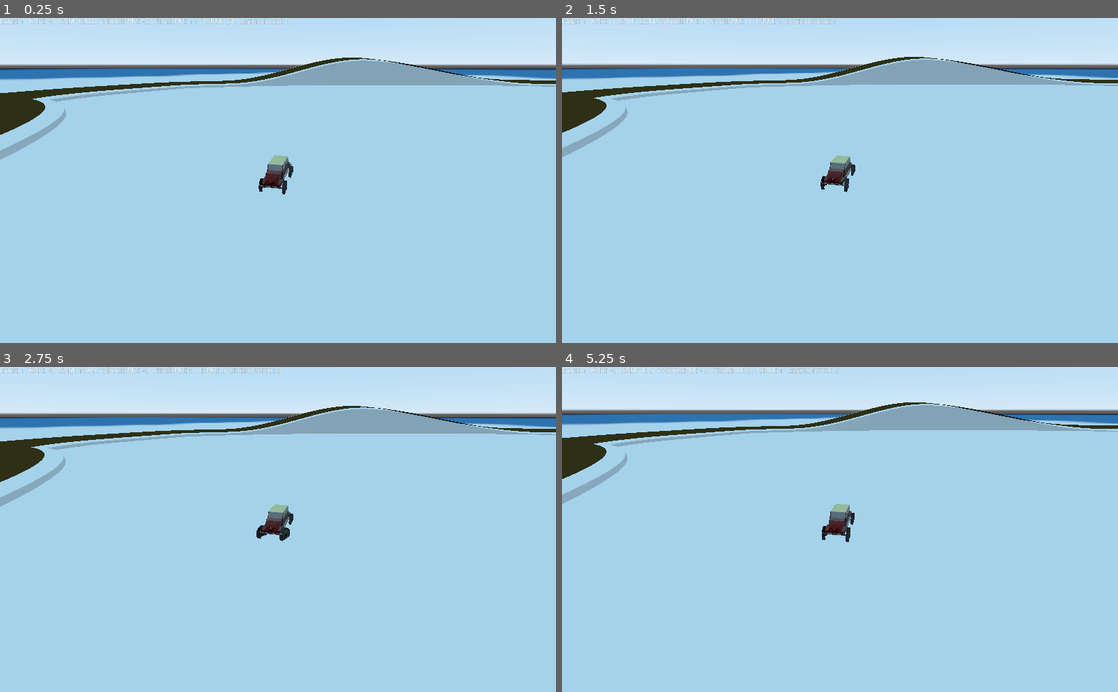
Above: before the commit, frames 1-4 (two rows, left to right).
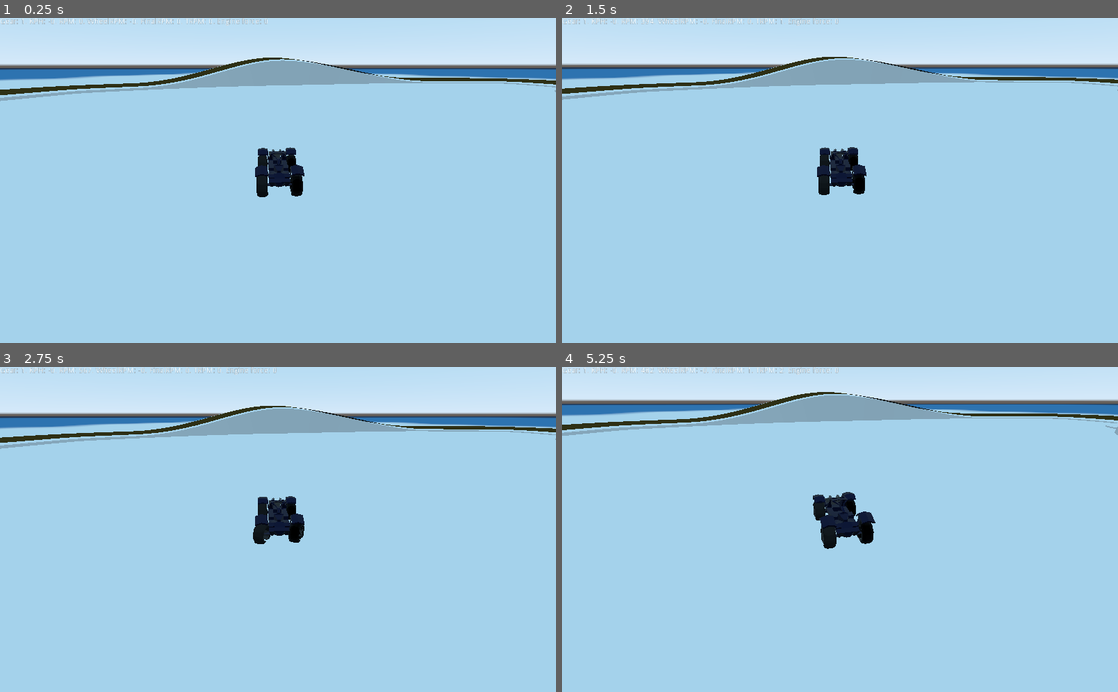
Above: after the commit, the same moments.

Repository: esensar/bugged-racing
Game: Godot game, scene res://scenes/test_level.tscn
Same seed, same stepped clock (60 frames per second), same inputs: the game is played once before the commit and once after it. The engine's default icon, where the game draws it, is replaced by a stand-in: a white triangle on a blue panel in a dark square.
Inputs:
- Up to frame 1 (0.25 s): no input
- Up to frame 2 (1.5 s): hold D (steer_right) 0.53-1.28 s; hold C (clutch) 0.53-1.28 s; hold S (brake) from 1.28 s (still down); tap W (throttle) at 1.35 s
- Up to frame 3 (2.75 s): release S (brake) at 2.03 s; hold D (steer_right) from 2.03 s (still down); hold C (clutch) from 2.03 s (still down)
- Up to frame 4 (5.25 s): tap Enter at 2.75 s; release D (steer_right) at 2.78 s; release C (clutch) at 2.78 s; hold Shift (gear_up) 2.78-3.53 s; tap W (throttle) at 2.85, 4.35 s; hold C (clutch) 3.53-4.28 s; hold A (steer_left) 3.53-5.03 s; hold S (brake) from 5.03 s (still down); hold C (clutch) from 5.03 s (still down)

The runs differ from the first frame. In frame 1, 6.0% of the frame differs, in the area x 0-100%, y 0-56%; in frame 2, 6.2%; in frame 3, 6.2%; in frame 4, 12%.

Commit message:
Change default vehicle to buggy

Diff:
--- a/scenes/test_level.tscn
+++ b/scenes/test_level.tscn
@@ -1,8 +1,8 @@
 [gd_scene load_steps=11 format=2]
 
+[ext_resource path="res://vehicles/buggy.tscn" type="PackedScene" id=1]
 [ext_resource path="res://player/camera.gd" type="Script" id=2]
 [ext_resource path="res://icon.png" type="Texture" id=3]
-[ext_resource path="res://vehicles/beetlecar.tscn" type="PackedScene" id=4]
 
 [sub_resource type="PlaneMesh" id=1]
 
@@ -53,7 +53,7 @@
 transform = Transform( 1, 0, 0, 0, 1, 0, 0, 0, 1, 0, 5.88022, 23.0639 )
 far = 457.7
 script = ExtResource( 2 )
-follow_target_path = NodePath("../beetlecar")
+follow_target_path = NodePath("../buggy")
 target_distance = 12.0
 target_height = 6.0
 
@@ -94,5 +94,5 @@
 path_u_distance = 1.0
 path_joined = true
 
-[node name="beetlecar" parent="." instance=ExtResource( 4 )]
-transform = Transform( 1.00456, 0, 0, 0, 1.00456, 0, 0, 0, 1.00456, -5.11782, -2.38419e-07, -0.860649 )
+[node name="buggy" parent="." instance=ExtResource( 1 )]
+transform = Transform( 1.00456, 0, 0, 0, 1.00456, 0, 0, 0, 1.00456, 1.37925, -2.38419e-07, -5.16015 )
